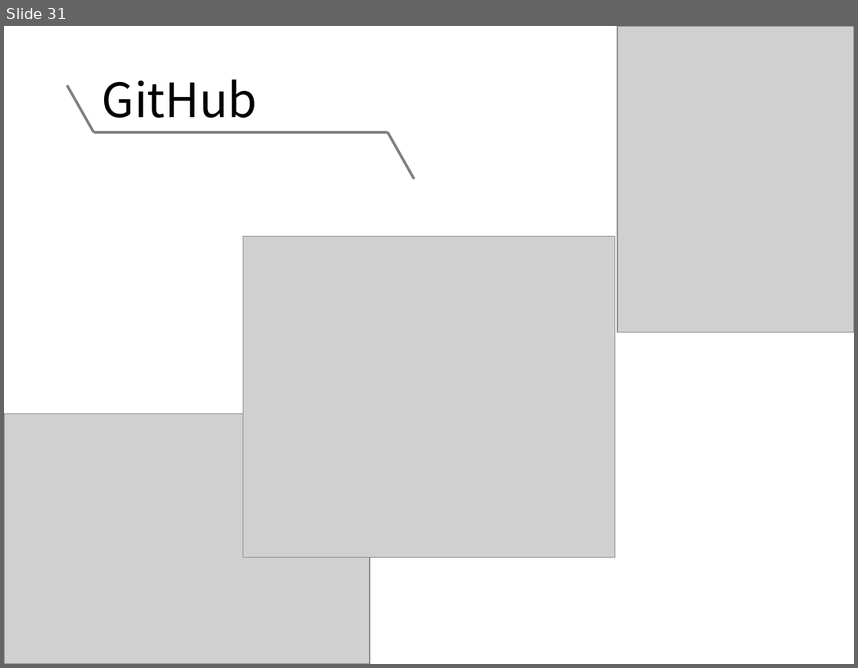
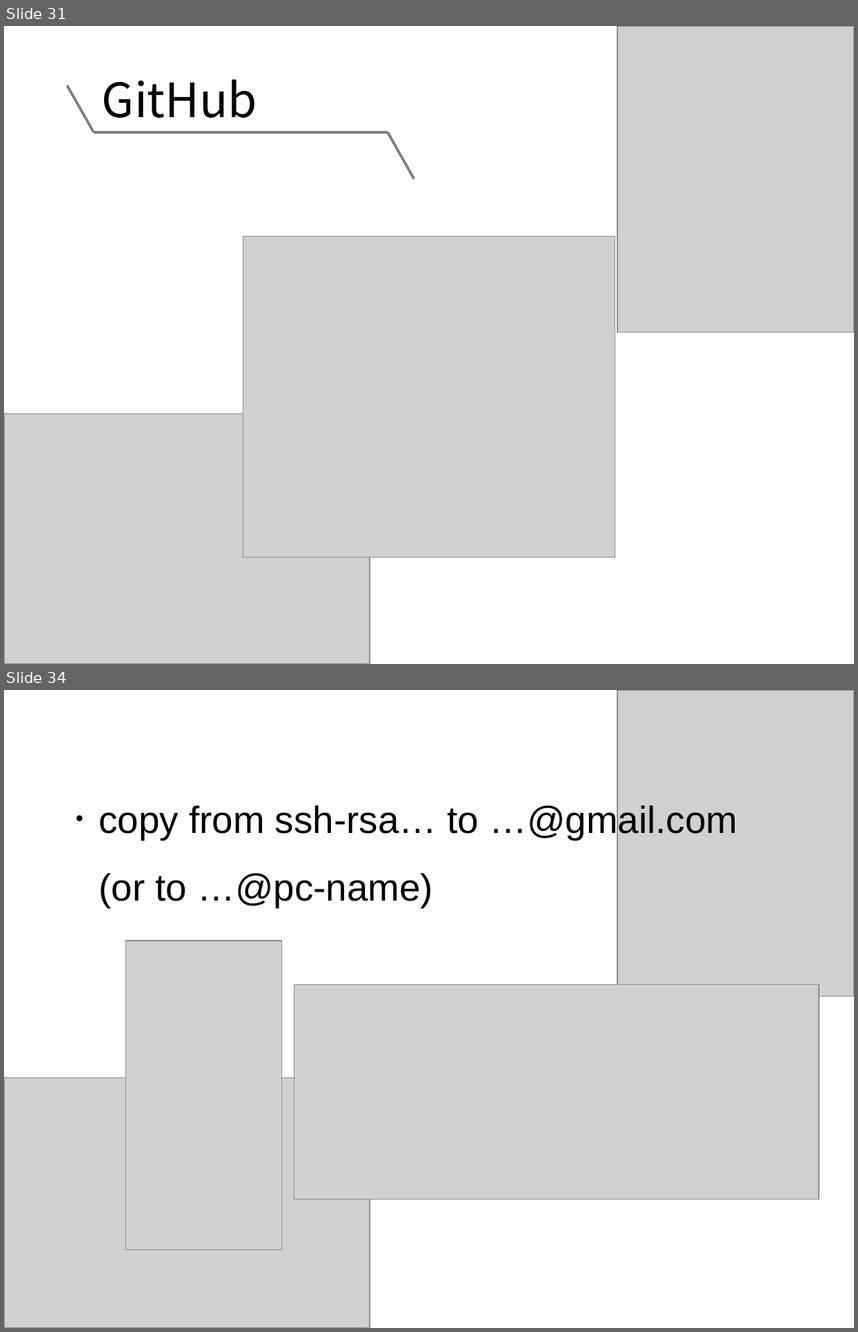
Before and after one commit to NCKU-BDA-2020/TA_Git_GitHub, a slide deck: TA_Class_III.pptx. Shown one above the other, each under a label of ours: slide 31 before the commit, slides 31 and 34 after it; the slides between them are not shown. The pictures are 858x668 and 858x1332 pixels, drawn with LibreOffice and Linux fonts; fonts in the diff are those of the drawing; grey boxes stand for pictures. Boxes give left, top, right and bottom in pixels: in the first picture for what was removed or moved away, otherwise in the second. Text is boxed around its words. In the diff, an @@ line names an element or a change of style, - is before the commit and + after.

```diff
--- a/TA_Class_III.pptx
+++ b/TA_Class_III.pptx
@@ slide 34 added at (4, 690, 854, 1328), background #FFFFFF @@
@@ picture added at (618, 690, 854, 996) @@
@@ text added at (61, 803, 737, 907), 32 pt, text #000000 @@
+．copy from ssh-rsa… to …@gmail.com
+(or to …@pc-name)
@@ picture added at (125, 940, 282, 1250) @@
@@ picture added at (294, 984, 818, 1199) @@
@@ picture added at (4, 1078, 370, 1328) @@
```
Also in this commit, not shown: 6 slides changed, 18 other slides added, 7 slides removed, 1 other file.
